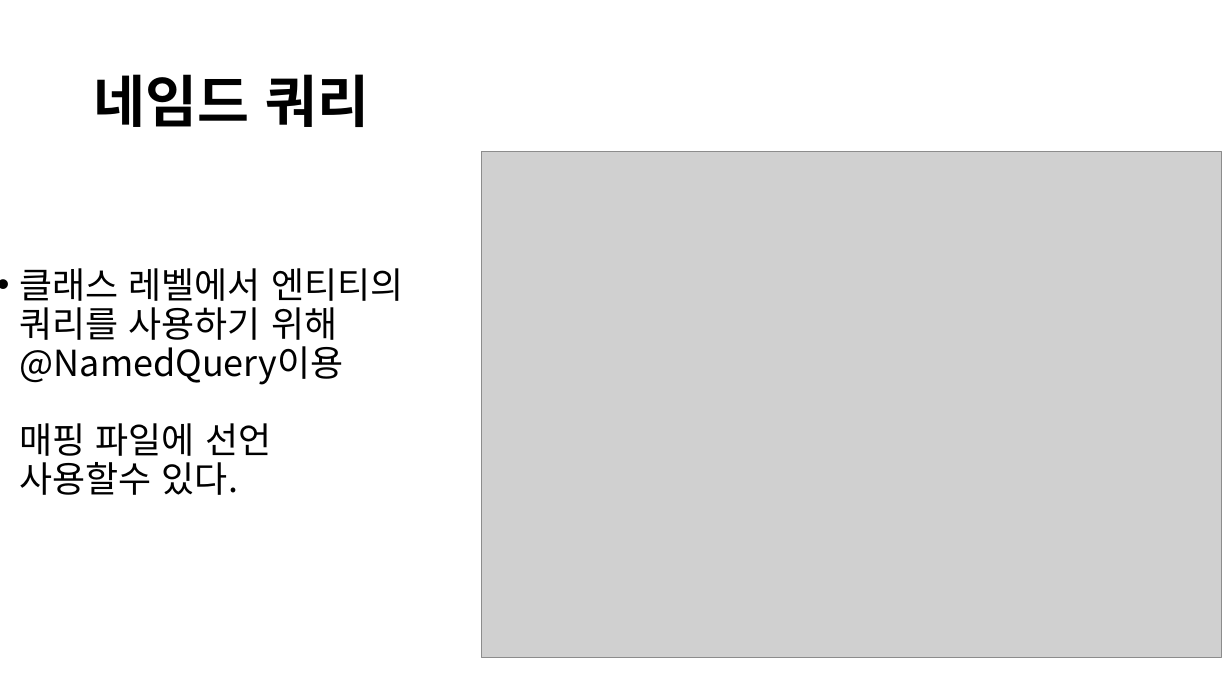
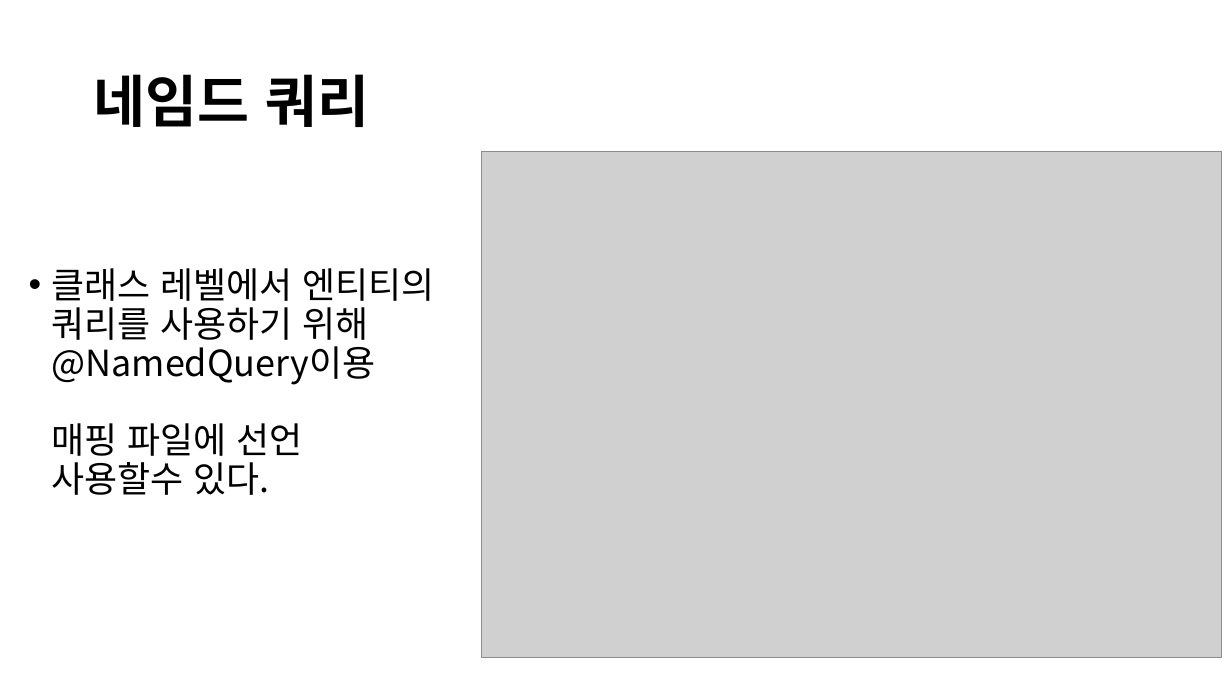
Before and after one commit to visualkhh/book-hibernate, a slide deck: slide 31 of hibernate5.x.pptx (slide 29 before the commit). Drawn at 1232x693 pixels with LibreOffice and Linux fonts; fonts in the diff are those of the drawing; grey boxes stand for pictures. Boxes give left, top, right and bottom in pixels: in the first picture for what was removed or moved away, otherwise in the second. Text is boxed around its words. In the diff, an @@ line names an element or a change of style, - is before the commit and + after.

```diff
--- a/hibernate5.x.pptx
+++ b/hibernate5.x.pptx
@@ text "클래스 레벨에서 엔티티의 쿼리를 사용하기 ...": place and size @@
-text "클래스 레벨에서 엔티티의 쿼리를 사용하기 ..." at <box>20,268,403,495</box>
+text "클래스 레벨에서 엔티티의 쿼리를 사용하기 ..." at <box>52,268,435,495</box>
```
Also in this commit, not shown: 9 other slides changed, 2 slides added.
